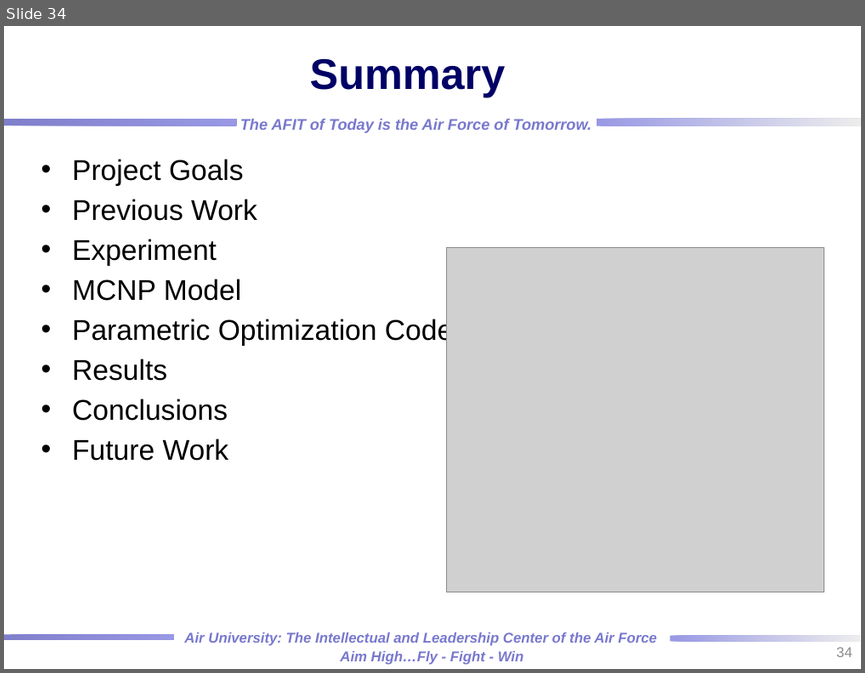
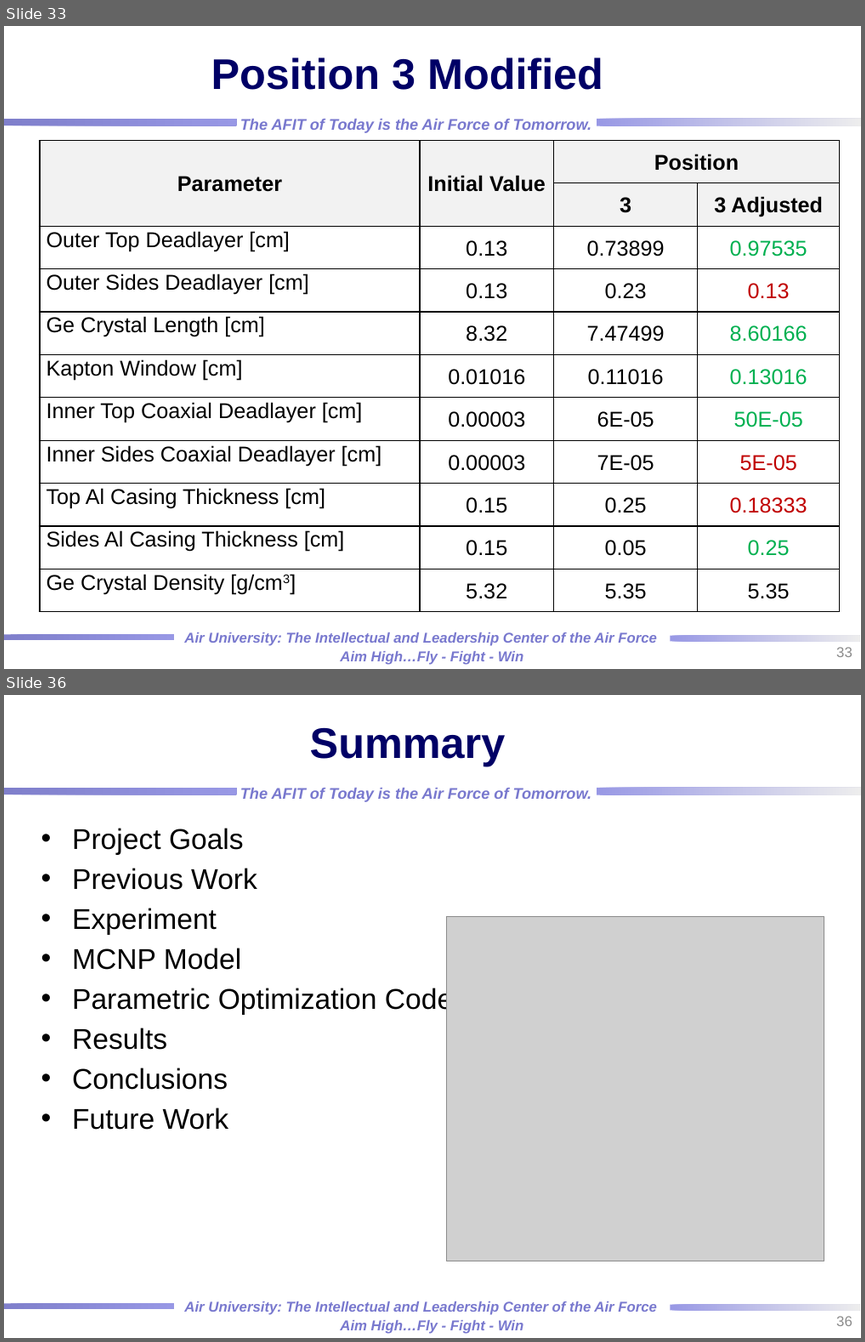
Before and after one commit to rtorzilli/GeDetector-Project, a slide deck: Report/HPGe_Automation Optimization_MCNP_Model.pptx. Shown one above the other, each under a label of ours: slide 34 before the commit, slides 33 and 36 after it; the slides between them are not shown. The pictures are 865x673 and 865x1342 pixels, drawn with LibreOffice and Linux fonts; fonts in the diff are those of the drawing; grey boxes stand for pictures; background and template pictures are left out. Boxes give left, top, right and bottom in pixels: in the first picture for what was removed or moved away, otherwise in the second. Text is boxed around its words. In the diff, an @@ line names an element or a change of style, - is before the commit and + after.

```diff
--- a/Report/HPGe_Automation Optimization_MCNP_Model.pptx
+++ b/Report/HPGe_Automation Optimization_MCNP_Model.pptx
@@ slide 33 added at <box>4,26,861,669</box>, background picture (left out); not listed: 7 template elements that a slide beside it also shows @@
@@ title added at <box>211,57,603,90</box>, 36 pt, text #000066, bold @@
+Position 3 Modified
@@ table added at <box>40,140,840,611</box>, 11 rows, 4 columns @@
+Parameter | Initial Value | Position | 
+ |  | 3 | 3 Adjusted
+Outer Top Deadlayer [cm] | 0.13 | 0.73899 | 0.97535
+Outer Sides Deadlayer [cm] | 0.13 | 0.23 | 0.13
+Ge Crystal Length [cm] | 8.32 | 7.47499 | 8.60166
+Kapton Window [cm] | 0.01016 | 0.11016 | 0.13016
+Inner Top Coaxial Deadlayer [cm] | 0.00003 | 6E-05 | 50E-05
+Inner Sides Coaxial Deadlayer [cm] | 0.00003 | 7E-05 | 5E-05
+Top Al Casing Thickness [cm] | 0.15 | 0.25 | 0.18333
+Sides Al Casing Thickness [cm] | 0.15 | 0.05 | 0.25
+Ge Crystal Density [g/cm3] | 5.32 | 5.35 | 5.35
@@ page number added at <box>836,646,852,657</box>, 12 pt, text #8C8C8C @@
+33
@@ what was slide 34 is now slide 36 @@
@@ page number at <box>836,1315,852,1326</box>: text changed @@
-34
+36
```
Also in this commit, not shown: 7 slides changed, 1 other slide added, 1 other file.
